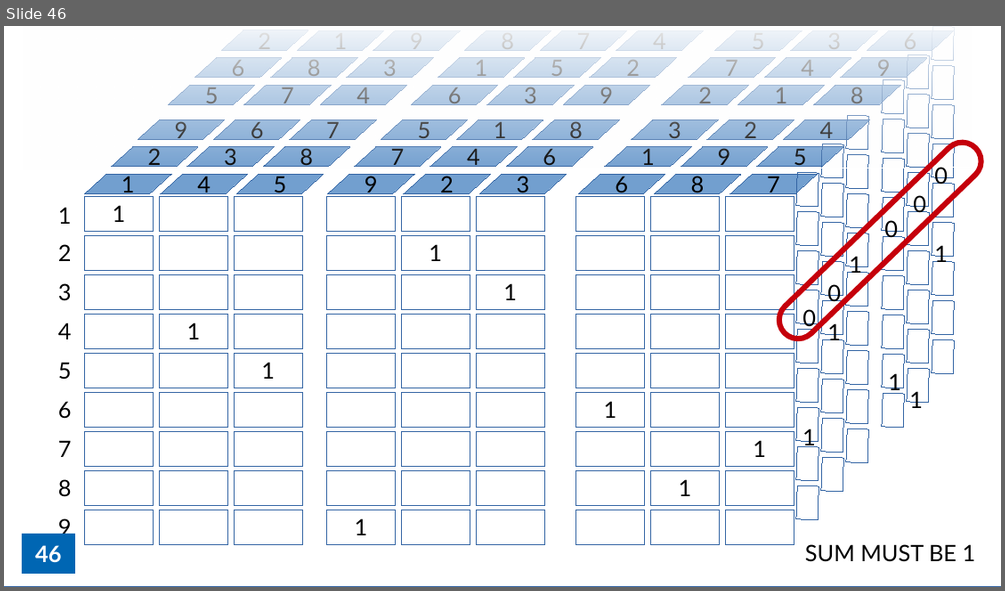
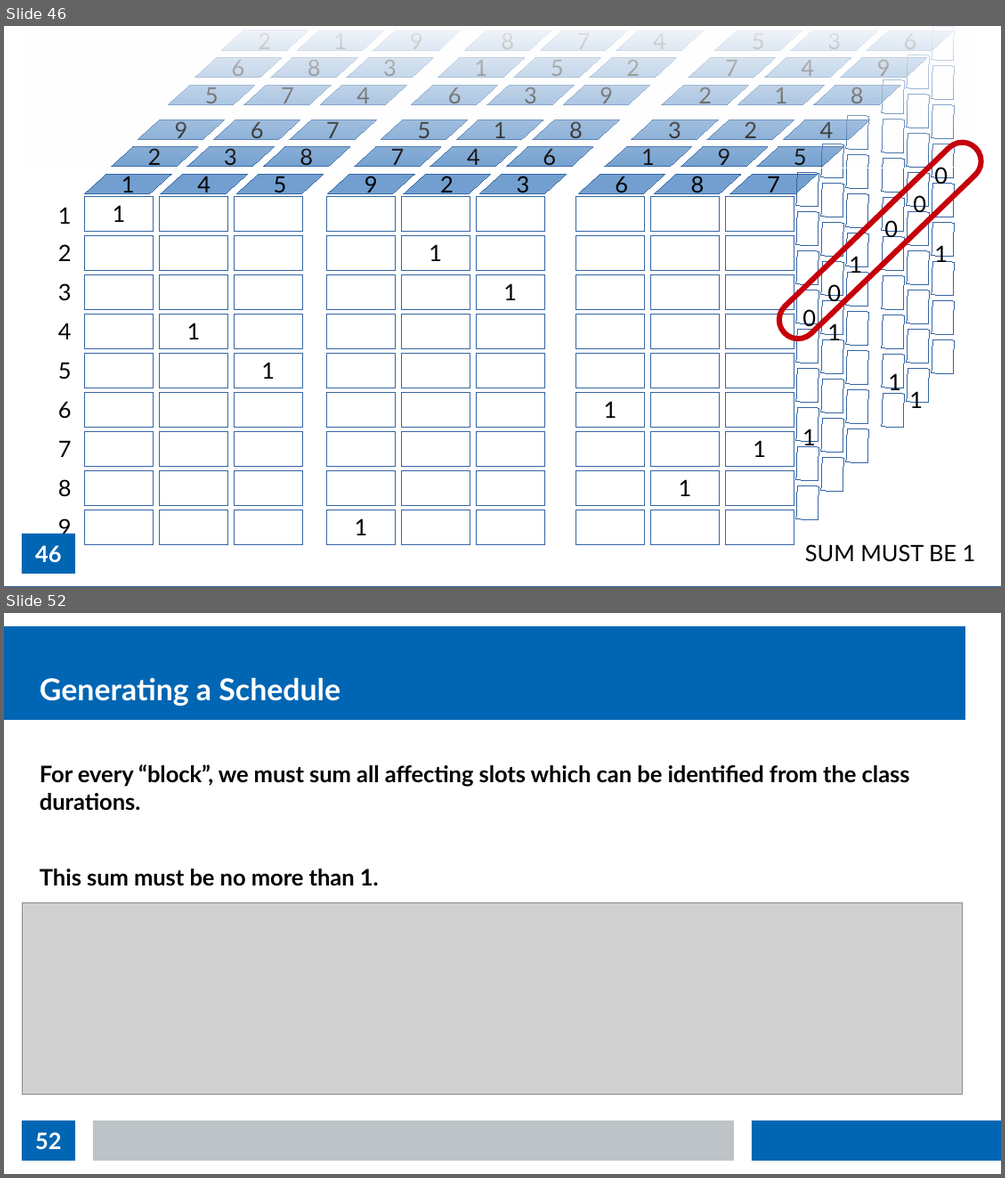
Before and after one commit to thomasnield/kotlin_data_science_talk_ChicagoJUG, a slide deck: kotlin_data_science_talk_chijug_slides.odp. Shown one above the other, each under a label of ours: slide 46 before the commit, slides 46 and 52 after it; the slides between them are not shown. The pictures are 1005x591 and 1005x1178 pixels, drawn with LibreOffice and Linux fonts; fonts in the diff are those of the drawing; grey boxes stand for pictures. Boxes give left, top, right and bottom in pixels: in the first picture for what was removed or moved away, otherwise in the second. Text is boxed around its words. In the diff, an @@ line names an element or a change of style, - is before the commit and + after.

```diff
--- a/kotlin_data_science_talk_chijug_slides.odp
+++ b/kotlin_data_science_talk_chijug_slides.odp
@@ slide 52 added at (4,613,1001,1174), background #FFFFFF; not listed: 1 template element that a slide beside it also shows @@
@@ title added at (40,677,340,706), 24 pt, text #FFFFFF, bold @@
+Generating a Schedule
@@ text added at (40,764,910,886), 18 pt, text #000000, bold @@
+For every “block”, we must sum all affecting slots which can be identified from the class durations.
+This sum must be no more than 1.
@@ picture added at (22,902,963,1094) @@
@@ page number added at (22,1120,75,1160), fill #0066B3, 18 pt, text #FFFFFF, bold @@
+52
@@ rectangle added at (93,1120,734,1160), fill #BDC3C7 @@
@@ rectangle added at (752,1120,1001,1160), fill #0066B3 @@
```
Also in this commit, not shown: 2 slides changed, 5 other slides added.
